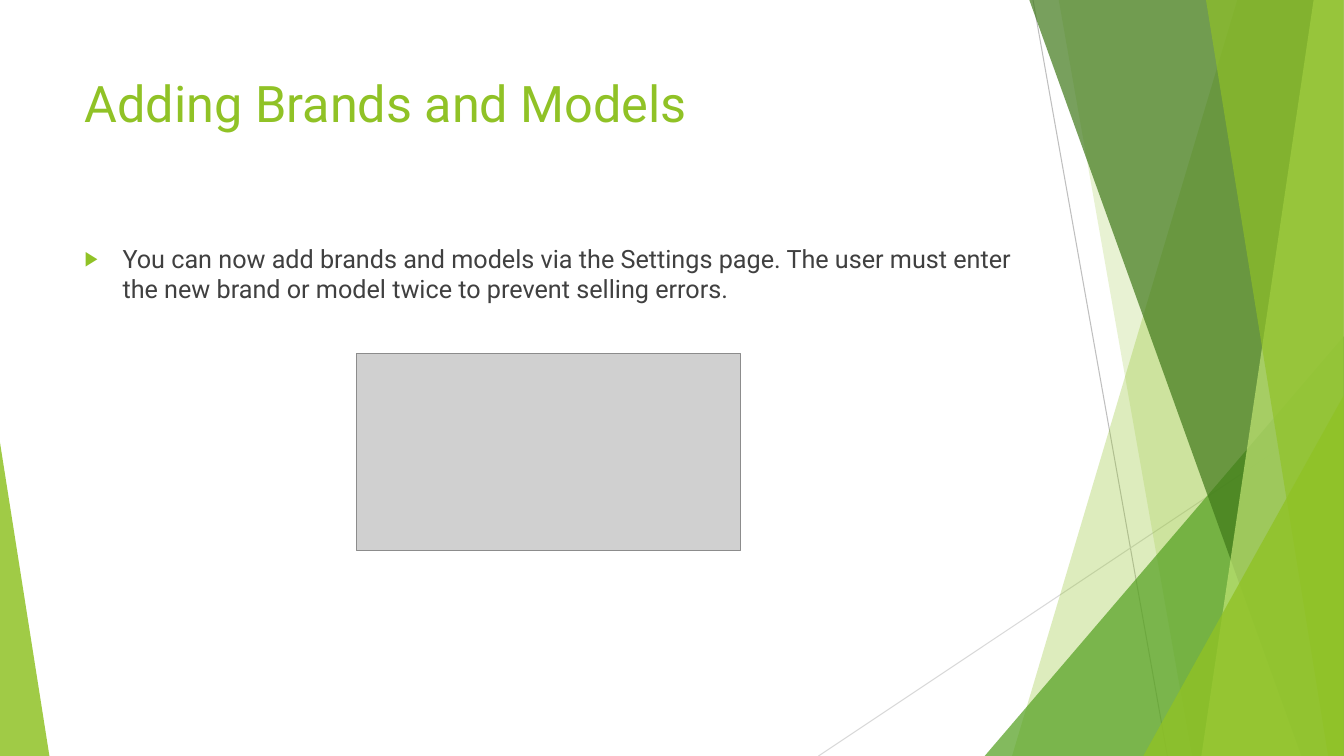
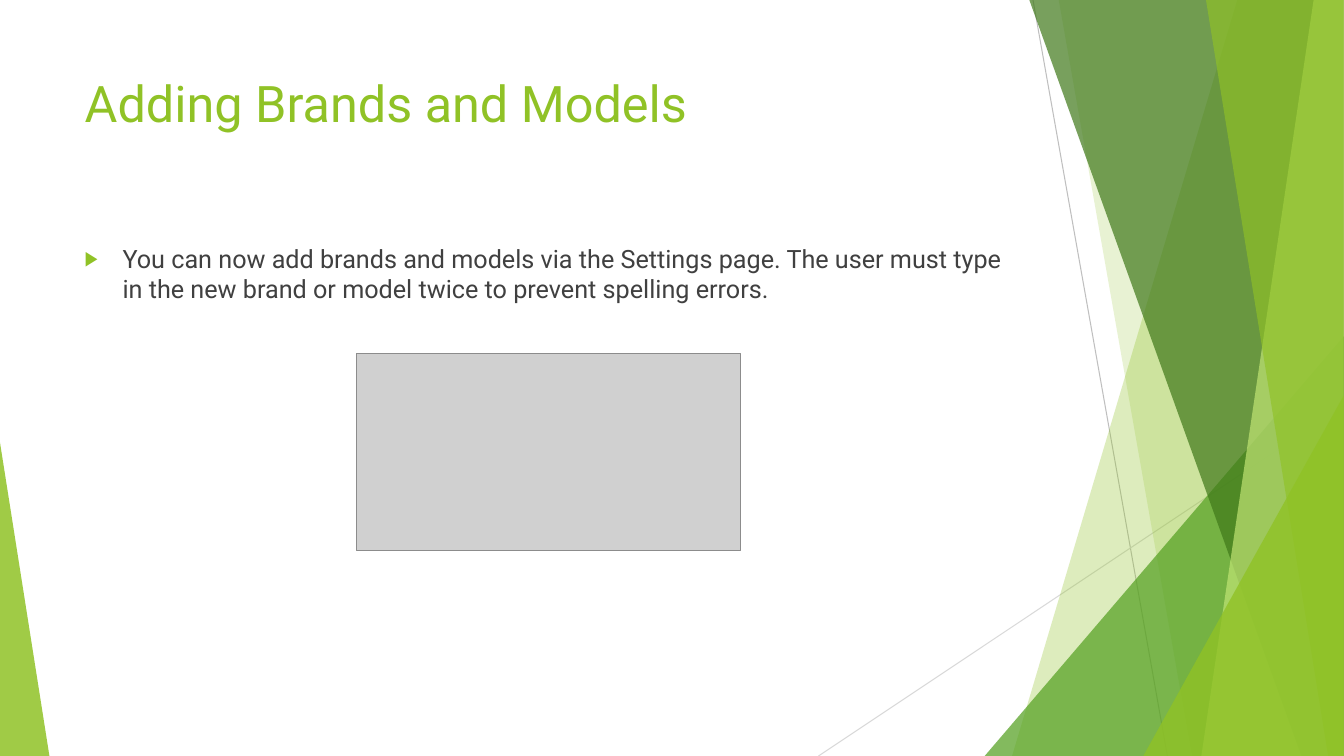
Before and after one commit to SweetSpotProShop/SweetSpot-Documentation, a slide deck: slide 6 of Release Powerpoints/V3.0.0.pptx. Drawn at 1344x756 pixels with LibreOffice and Linux fonts; fonts in the diff are those of the drawing; grey boxes stand for pictures. Boxes give left, top, right and bottom in pixels: in the first picture for what was removed or moved away, otherwise in the second. Text is boxed around its words. In the diff, an @@ line names an element or a change of style, - is before the commit and + after.

```diff
--- a/Release Powerpoints/V3.0.0.pptx
+++ b/Release Powerpoints/V3.0.0.pptx
@@ text at (123, 249, 1001, 304): text changed @@
-▶ You can now add brands and models via the Settings page. The user must enter the new brand or model twice to prevent selling errors.
+▶ You can now add brands and models via the Settings page. The user must type in the new brand or model twice to prevent spelling errors.
```
